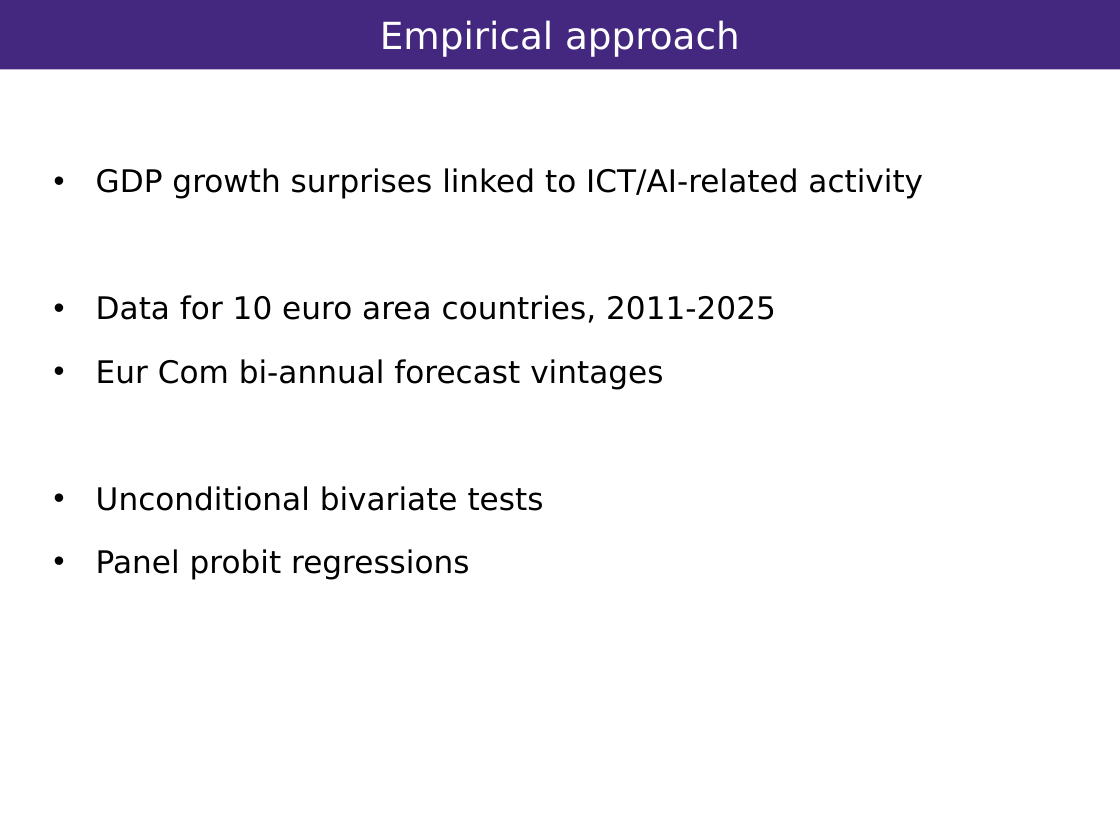
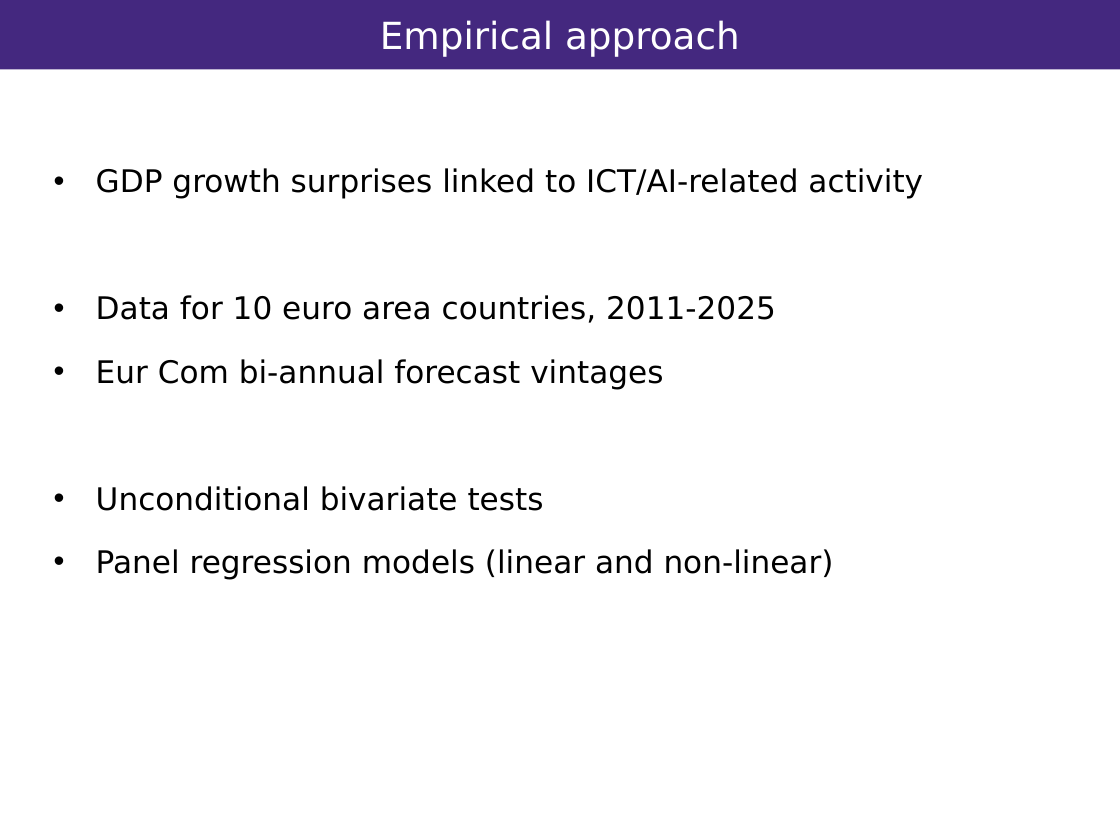
Before and after one commit to vandenEnd/scripts, a slide deck: slide 3 of Resilience.pptx. Drawn at 1120x840 pixels with LibreOffice and Linux fonts; fonts in the diff are those of the drawing; background and template pictures are left out. Boxes give left, top, right and bottom in pixels: in the first picture for what was removed or moved away, otherwise in the second. Text is boxed around its words. In the diff, an @@ line names an element or a change of style, - is before the commit and + after.

```diff
--- a/Resilience.pptx
+++ b/Resilience.pptx
@@ text at [96,549,834,580]: text changed @@
-• Panel probit regressions
+• Panel regression models (linear and non-linear)
```
Also in this commit, not shown: 3 other slides changed, 2 slides added.
